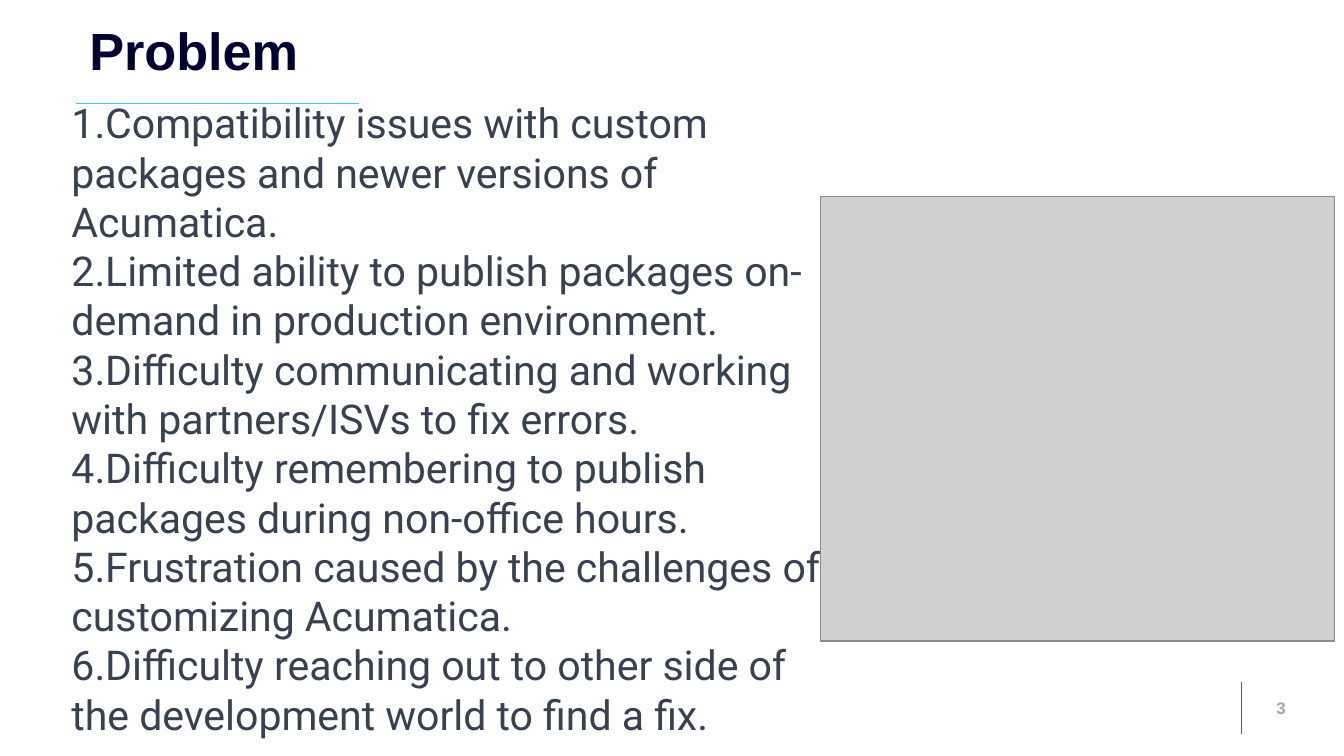
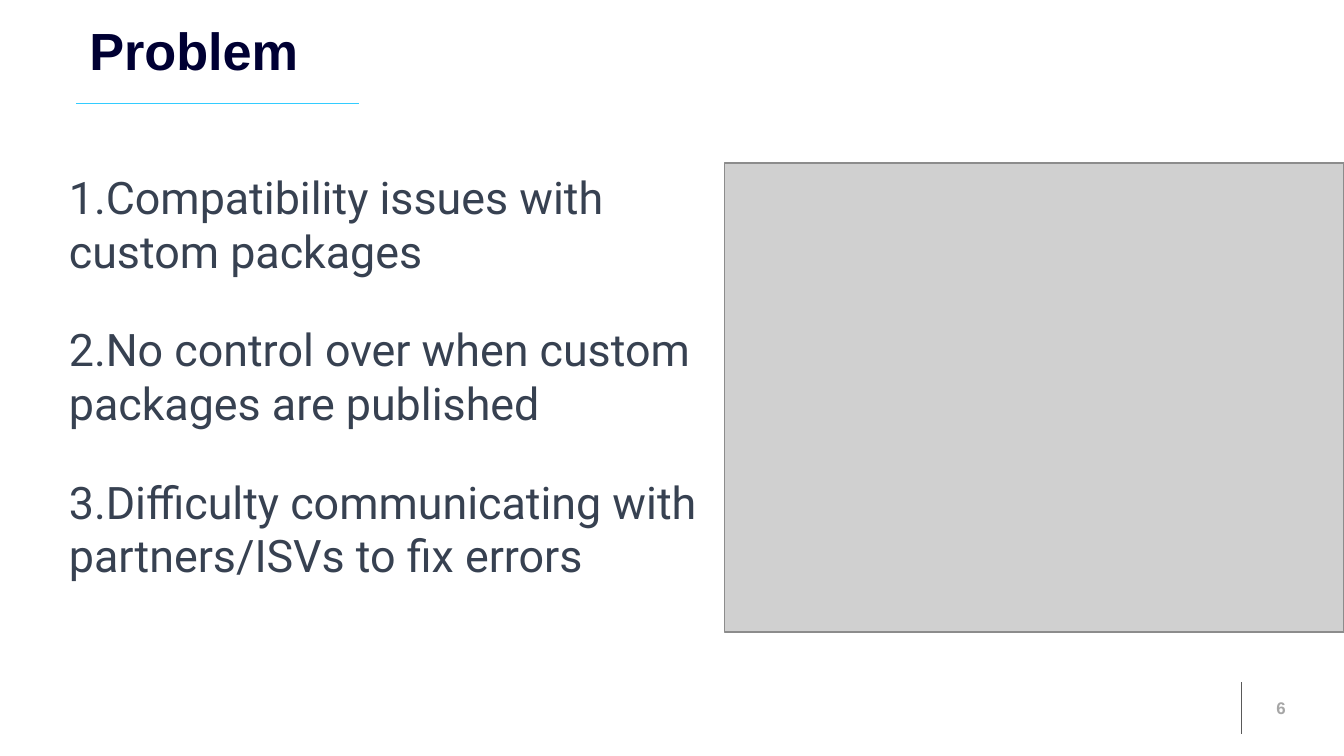
Before and after one commit to AcumaticaHackathon/2023-Team-Mu, a slide deck: slide 6 of 2023 Hackathon Presentation - Team Mu Final_V1.pptx (slide 3 before the commit). Drawn at 1344x756 pixels with LibreOffice and Linux fonts; fonts in the diff are those of the drawing; grey boxes stand for pictures; background and template pictures are left out. Boxes give left, top, right and bottom in pixels: in the first picture for what was removed or moved away, otherwise in the second. Text is boxed around its words. In the diff, an @@ line names an element or a change of style, - is before the commit and + after.

```diff
--- a/2023 Hackathon Presentation - Team Mu Final_V1.pptx
+++ b/2023 Hackathon Presentation - Team Mu Final_V1.pptx
@@ picture: place and size @@
-picture at <box>820,196,1333,641</box>
+picture at <box>724,163,1344,632</box>
@@ text at <box>69,180,696,581</box>: text changed; size 22 to 24 pt @@
-1. Compatibility issues with custom packages and newer versions of Acumatica.
-2. Limited ability to publish packages on-demand in production environment.
-3. Difficulty communicating and working with partners/ISVs to fix errors.
-4. Difficulty remembering to publish packages during non-office hours.
-5. Frustration caused by the challenges of customizing Acumatica.
-6. Difficulty reaching out to other side of the development world to find a fix.
+1. Compatibility issues with custom packages
+2. No control over when custom packages are published
+3. Difficulty communicating with partners/ISVs to fix errors
@@ page number at <box>1276,702,1285,714</box>: text changed @@
-3
+6
```
Also in this commit, not shown: 1 other slide changed, 4 slides added, 2 slides removed.
